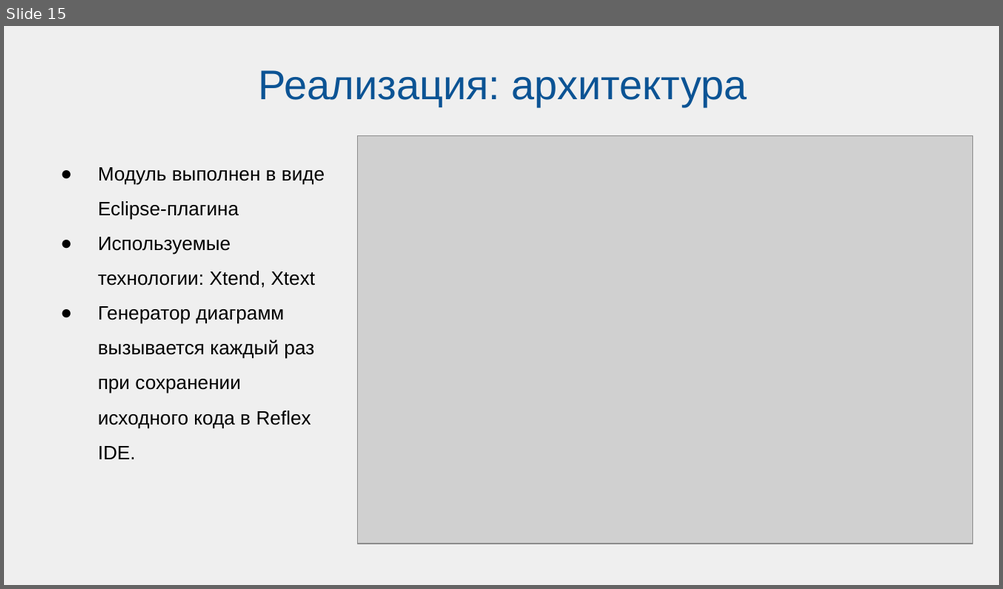
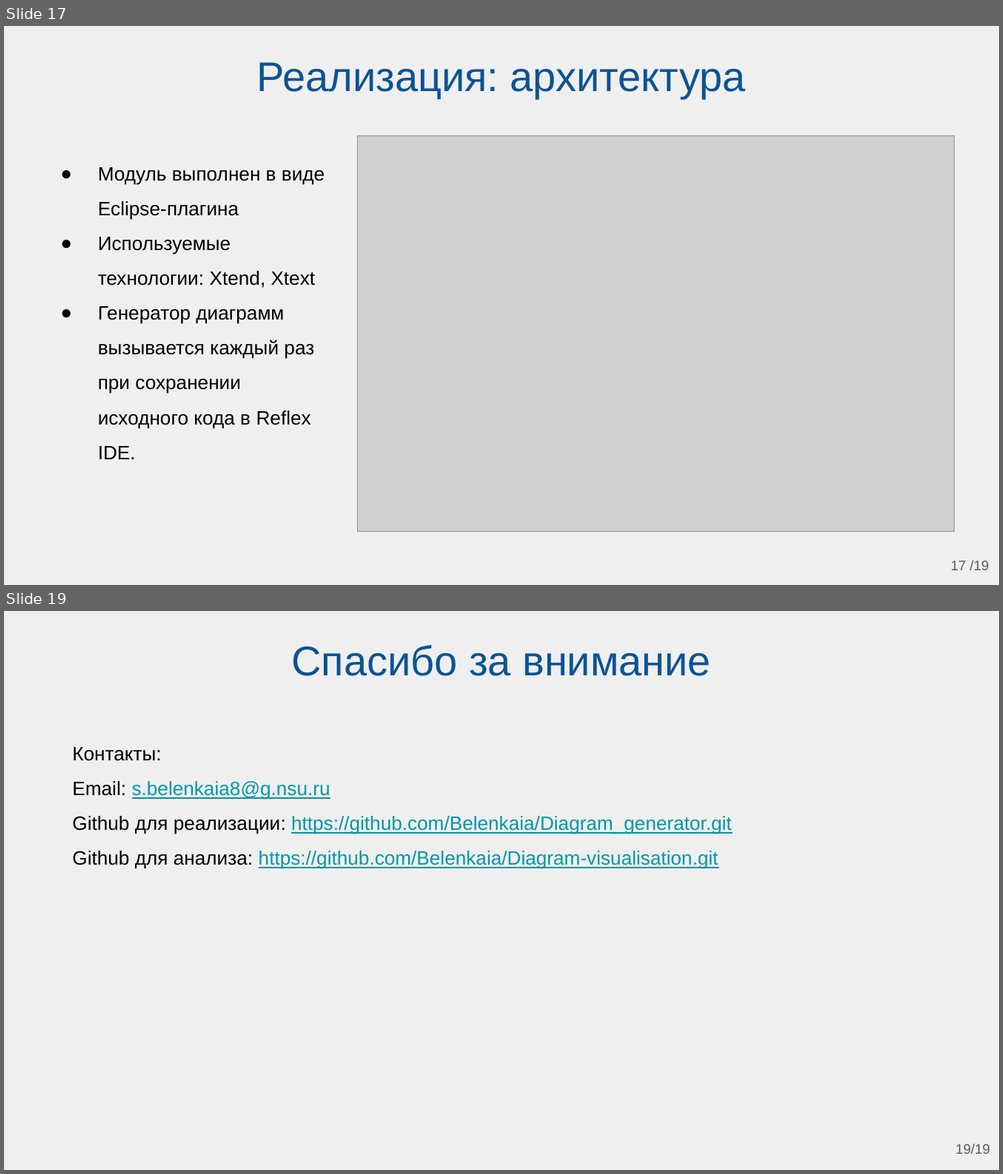
Before and after one commit to Belenkaia/Diagram-visualisation, a slide deck: презентации/МНСК_2.pptx. Shown one above the other, each under a label of ours: slide 15 before the commit, slides 17 and 19 after it; the slides between them are not shown. The pictures are 1003x589 and 1003x1174 pixels, drawn with LibreOffice and Linux fonts; fonts in the diff are those of the drawing; grey boxes stand for pictures. Boxes give left, top, right and bottom in pixels: in the first picture for what was removed or moved away, otherwise in the second. Text is boxed around its words. In the diff, an @@ line names an element or a change of style, - is before the commit and + after.

```diff
--- a/презентации/МНСК_2.pptx
+++ b/презентации/МНСК_2.pptx
@@ slide 19 added at (x1=4, y1=611, x2=999, y2=1170), background #EFEFEF @@
@@ title added at (x1=291, y1=645, x2=711, y2=676), 30 pt, text #0B5394 @@
+Спасибо за внимание
@@ text added at (x1=72, y1=747, x2=731, y2=869), 14 pt, text #0097A7, underline @@
+Контакты:
+Email: s.belenkaia8@g.nsu.ru
+Github для реализации: https://github.com/Belenkaia/Diagram_generator.git
+Github для анализа: https://github.com/Belenkaia/Diagram-visualisation.git
@@ page number added at (x1=955, y1=1144, x2=990, y2=1154), 10 pt, text #595959 @@
+19/19
@@ what was slide 15 is now slide 17 @@
@@ slide 17 changed as well @@
@@ title "Реализация: архитектура" moved from (x1=259, y1=70, x2=747, y2=107) to (x1=257, y1=62, x2=745, y2=99) @@
@@ picture resized from (x1=357, y1=136, x2=972, y2=543) to (x1=357, y1=136, x2=954, y2=531) @@
@@ page number added at (x1=950, y1=560, x2=989, y2=571), 10 pt, text #595959 @@
+17 /19
```
Also in this commit, not shown: 14 other slides changed, 3 other slides added, 33 other files.
